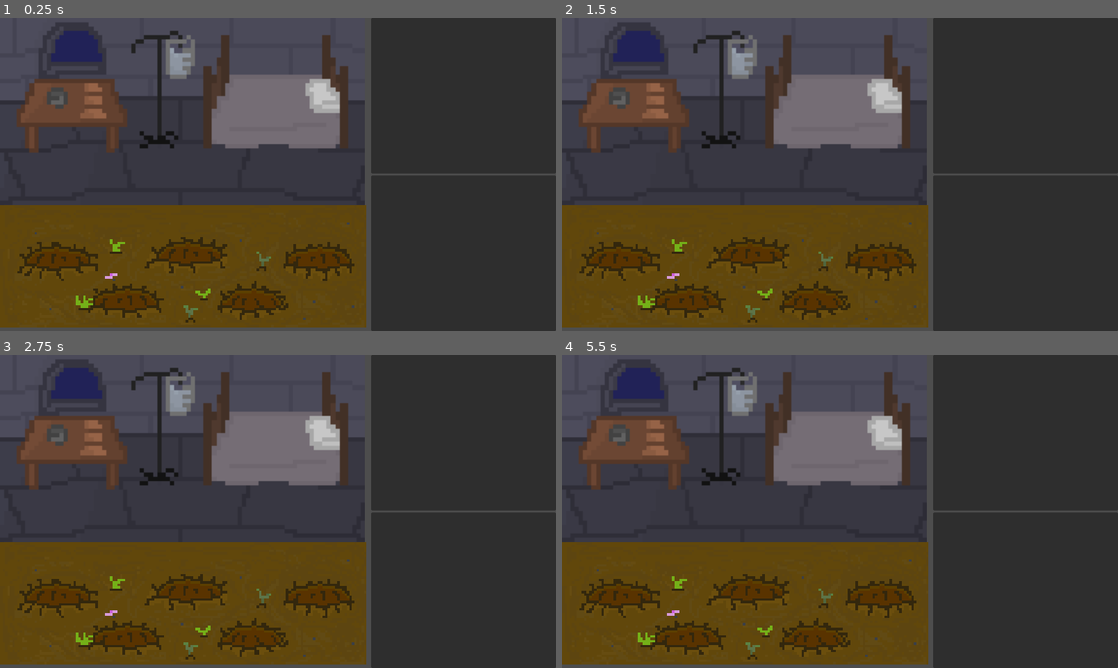
Above: before the commit, frames 1-4 (two rows, left to right).
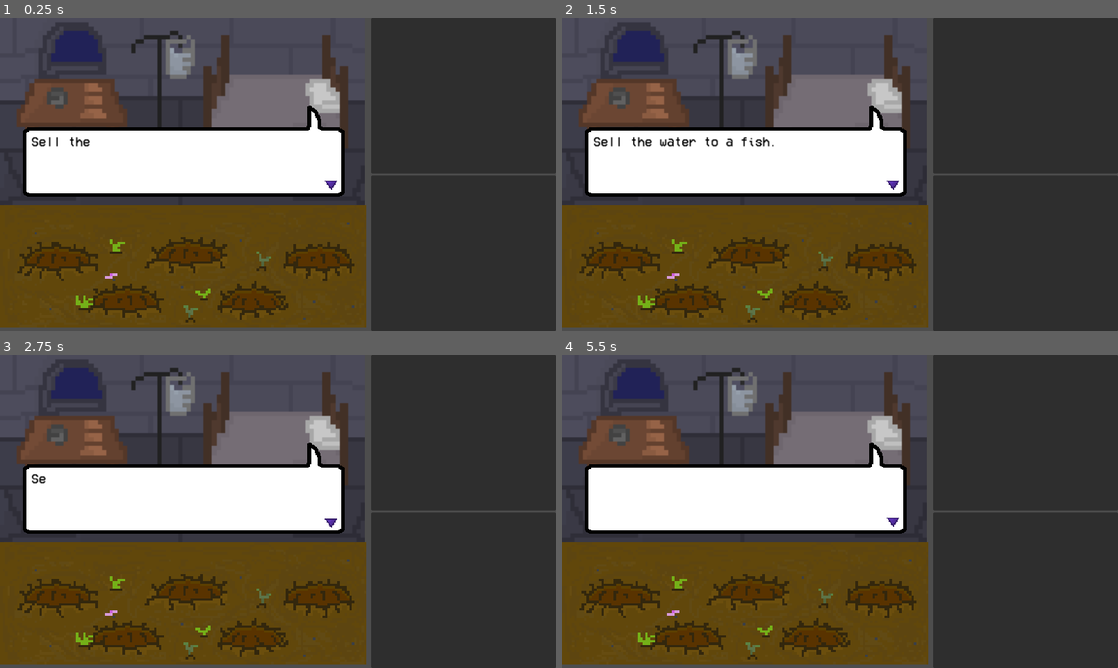
Above: after the commit, the same moments.

Repository: Chasmessian/Shadow-Alchemy
Game: Godot game, scene res://world.tscn
The game is run twice, just before and just after one commit, with the same random seed, the same clock (stepped at 60 frames per second) and the same inputs.
Inputs:
- Up to frame 1 (0.25 s): no input
- Up to frame 2 (1.5 s): tap Enter at 1.25 s
- Up to frame 3 (2.75 s): tap Space at 2 s
- Up to frame 4 (5.5 s): tap Enter at 4.25 s; tap Space at 5 s

The runs differ from the first frame. In frame 1, 13% of the frame differs, in the area x 4-62%, y 28-58%; in frame 2, 13%; in frame 3, 13%; in frame 4, 13%.

Commit message:
Added dialogue box + reader

Diff:
--- /dev/null
+++ b/dialogue.gd
@@ -0,0 +1,49 @@
+extends Node2D
+
+var messages = [
+	"Sell the water to a fish.",
+	"Sell the time to a clock."
+	]
+
+var typing_speed = .025
+var read_time = 2
+
+var current_message = 0
+var display = ""
+var current_char = 0
+
+func _ready():
+	start_dialogue()
+
+func start_dialogue():
+	current_message = 0
+	display = ""
+	current_char = 0
+
+	$next_char.set_wait_time(typing_speed)
+	$next_char.start()
+
+func stop_dialogue():
+	queue_free()
+
+func _on_next_char_timeout():
+	if (current_char < len(messages[current_message])):
+		var next_char = messages[current_message][current_char]
+		display += next_char
+
+		$Label.text = display
+		current_char += 1
+	else:
+		$next_char.stop()
+		$next_message.one_shot = true
+		$next_message.set_wait_time(read_time)
+		$next_message.start()
+
+func _on_next_message_timeout():
+		if (current_message == len(messages) - 1):
+			stop_dialogue()
+		else:
+			current_message += 1
+			display = ""
+			current_char = 0
+			$next_char.start()
--- /dev/null
+++ b/dialogue.tscn
@@ -0,0 +1,25 @@
+[gd_scene load_steps=3 format=3 uid="uid://gq1ekclxd8na"]
+
+[ext_resource type="Script" path="res://dialogue.gd" id="1_ugl0a"]
+[ext_resource type="FontFile" uid="uid://qxc36i5l7jjy" path="res://UI/JournalScene/VCR_OSD_MONO_1.001.ttf" id="2_o1mfy"]
+
+[node name="Dialogue" type="Node2D"]
+script = ExtResource("1_ugl0a")
+
+[node name="Label" type="Label" parent="."]
+offset_left = 31.0
+offset_top = 206.0
+offset_right = 660.0
+offset_bottom = 313.0
+theme_override_colors/font_color = Color(0, 0, 0, 1)
+theme_override_fonts/font = ExtResource("2_o1mfy")
+theme_override_font_sizes/font_size = 26
+text = "..."
+autowrap_mode = 3
+
+[node name="next_char" type="Timer" parent="."]
+
+[node name="next_message" type="Timer" parent="."]
+
+[connection signal="timeout" from="next_char" to="." method="_on_next_char_timeout"]
+[connection signal="timeout" from="next_message" to="." method="_on_next_message_timeout"]
--- a/journal.tscn
+++ b/journal.tscn
@@ -19,6 +19,7 @@
 theme_override_constants/separation = 8
 
 [node name="Left Arrow Image" type="TextureRect" parent="ImageContainer/HBoxContainer"]
+texture_filter = 2
 custom_minimum_size = Vector2(60, 136)
 layout_mode = 2
 size_flags_vertical = 4
@@ -27,12 +28,14 @@
 stretch_mode = 2
 
 [node name="Journal Image" type="TextureRect" parent="ImageContainer/HBoxContainer"]
+texture_filter = 1
 custom_minimum_size = Vector2(1000, 500)
 layout_mode = 2
 texture = ExtResource("1_3qhr3")
 expand_mode = 1
 
 [node name="Right Arrow Image" type="TextureRect" parent="ImageContainer/HBoxContainer"]
+texture_filter = 2
 custom_minimum_size = Vector2(60, 136)
 layout_mode = 2
 size_flags_vertical = 4
--- /dev/null
+++ b/speech_bubble.gd
@@ -0,0 +1,9 @@
+extends Control
+
+@onready var speech_icon = $"Speech Icon"
+
+func _process(_delta):
+	speech_icon.play("bob")
+
+# Maybe use a signal to signify when the arrow should show up and animate?
+# To clarify, the dialogue gets typed out, and then the arrow appears when we're ready to move on.
--- /dev/null
+++ b/speech_bubble.tscn
@@ -0,0 +1,50 @@
+[gd_scene load_steps=7 format=3 uid="uid://tdosqb38s672"]
+
+[ext_resource type="Texture2D" uid="uid://c6mkgyh2g0puc" path="res://UI/MainScene/speech_bubble.png" id="1_qevpi"]
+[ext_resource type="Script" path="res://speech_bubble.gd" id="1_tstsd"]
+[ext_resource type="PackedScene" uid="uid://gq1ekclxd8na" path="res://dialogue.tscn" id="3_1sjmm"]
+[ext_resource type="Texture2D" uid="uid://ymfxyaxs81sj" path="res://UI/MainScene/speech_icon.png" id="3_nki6e"]
+[ext_resource type="Texture2D" uid="uid://dgdsnchvxlpc7" path="res://UI/MainScene/speech_icon_2.png" id="4_xan4p"]
+
+[sub_resource type="SpriteFrames" id="SpriteFrames_m1lwt"]
+animations = [{
+"frames": [{
+"duration": 1.0,
+"texture": ExtResource("3_nki6e")
+}, {
+"duration": 1.0,
+"texture": ExtResource("4_xan4p")
+}],
+"loop": true,
+"name": &"bob",
+"speed": 2.0
+}]
+
+[node name="Speech Bubble" type="Control"]
+layout_mode = 3
+anchors_preset = 15
+anchor_right = 1.0
+anchor_bottom = 1.0
+offset_left = 5.0
+offset_top = 5.0
+offset_right = -428.0
+offset_bottom = -294.0
+grow_horizontal = 2
+grow_vertical = 2
+script = ExtResource("1_tstsd")
+
+[node name="Speech Bubble" type="Sprite2D" parent="."]
+texture_filter = 1
+position = Vector2(346.5, 175)
+scale = Vector2(1.92857, 1.8)
+texture = ExtResource("1_qevpi")
+
+[node name="Dialogue" parent="." instance=ExtResource("3_1sjmm")]
+
+[node name="Speech Icon" type="AnimatedSprite2D" parent="."]
+texture_filter = 1
+position = Vector2(652, 310)
+scale = Vector2(2, 2)
+sprite_frames = SubResource("SpriteFrames_m1lwt")
+animation = &"bob"
+frame_progress = 0.690565
--- a/viewport.tscn
+++ b/viewport.tscn
@@ -1,6 +1,7 @@
-[gd_scene load_steps=2 format=3 uid="uid://5edxrxt3wkbv"]
+[gd_scene load_steps=3 format=3 uid="uid://5edxrxt3wkbv"]
 
 [ext_resource type="Texture2D" uid="uid://bm1qbsf35h4yt" path="res://UI/MainScene/castle_background_4x.png" id="1_1lo13"]
+[ext_resource type="PackedScene" uid="uid://tdosqb38s672" path="res://speech_bubble.tscn" id="2_8woju"]
 
 [node name="Control" type="Control"]
 layout_mode = 3
@@ -16,3 +17,10 @@
 position = Vector2(378, 198)
 scale = Vector2(2.16, 2.21143)
 texture = ExtResource("1_1lo13")
+
+[node name="Speech Bubble" parent="." instance=ExtResource("2_8woju")]
+layout_mode = 1
+offset_left = 34.0
+offset_top = 38.0
+offset_right = -399.0
+offset_bottom = -261.0
Binary file added: UI/MainScene/speech_bubble.png
Not shown, added: UI/MainScene/speech_bubble.png.import
Binary file added: UI/MainScene/speech_icon.png
Not shown, added: UI/MainScene/speech_icon.png.import
Binary file added: UI/MainScene/speech_icon_2.png
Not shown, added: UI/MainScene/speech_icon_2.png.import
